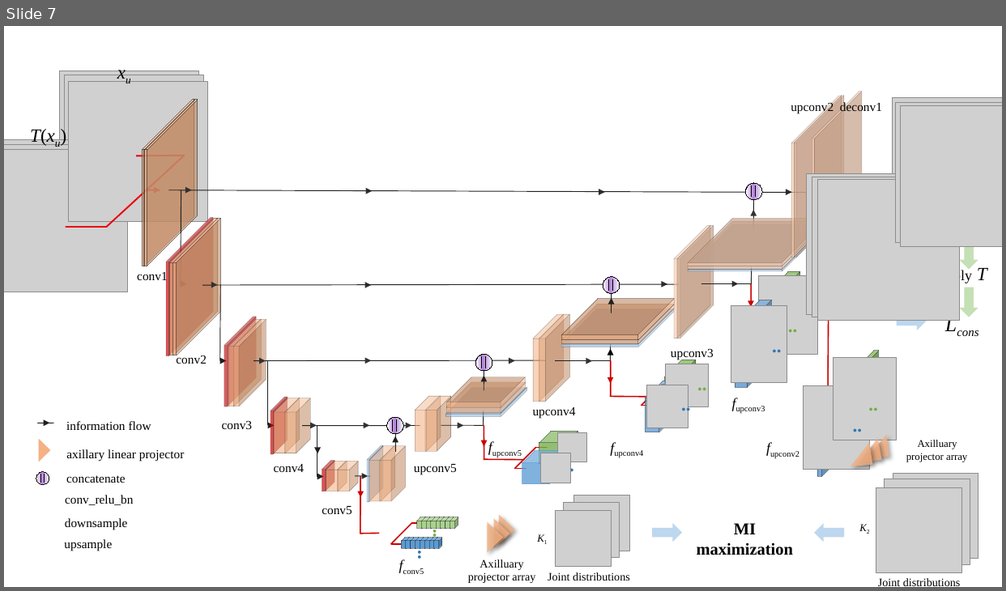
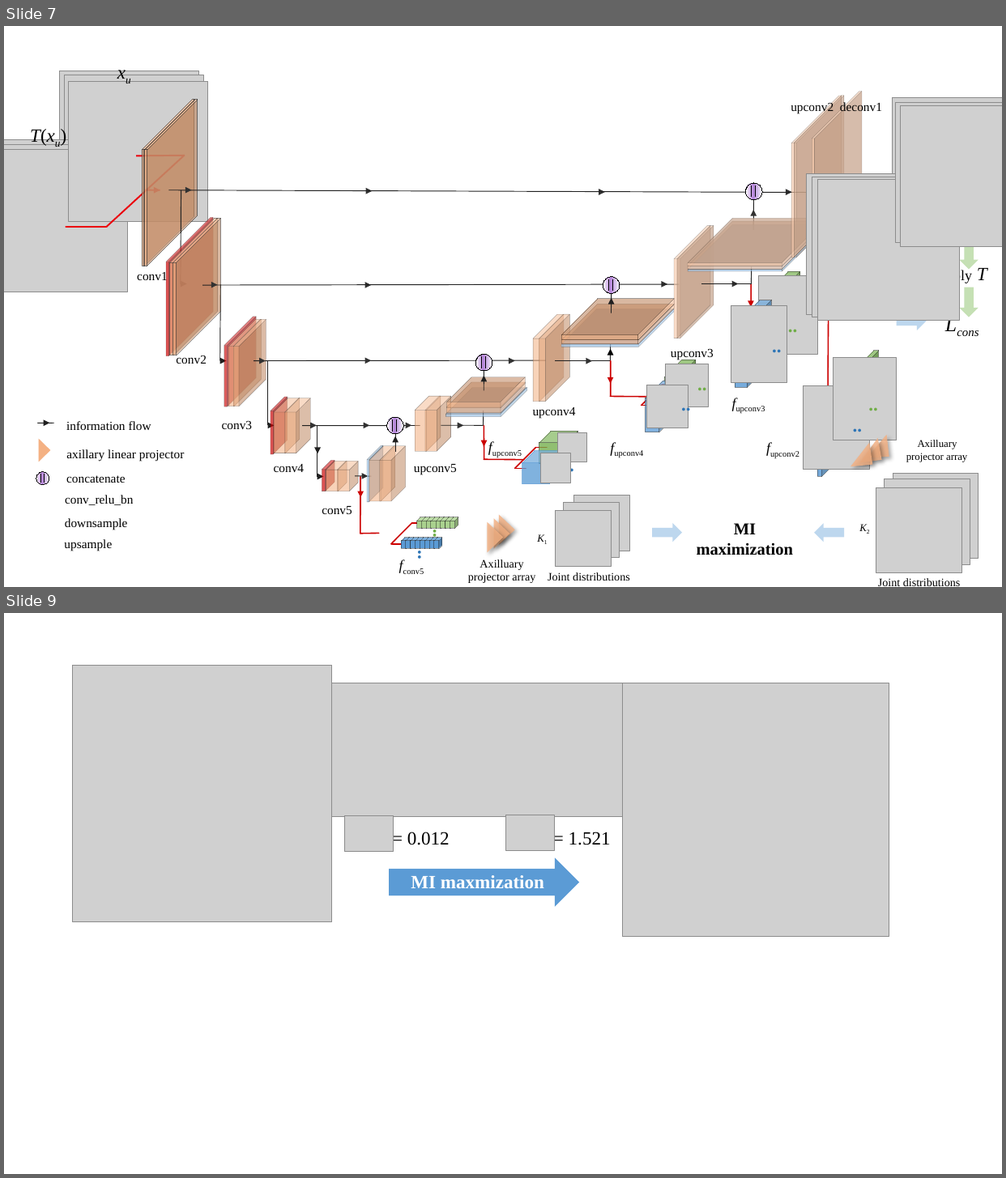
Before and after one commit to jizongFox/Contrast-You, a slide deck: docs/diagram.pptx. Shown one above the other, each under a label of ours: slide 7 before the commit, slides 7 and 9 after it; the slides between them are not shown. The pictures are 1006x591 and 1006x1178 pixels, drawn with LibreOffice and Linux fonts; fonts in the diff are those of the drawing; grey boxes stand for pictures; background and template pictures are left out. Boxes give left, top, right and bottom in pixels: in the first picture for what was removed or moved away, otherwise in the second. Text is boxed around its words. In the diff, an @@ line names an element or a change of style, - is before the commit and + after.

```diff
--- a/docs/diagram.pptx
+++ b/docs/diagram.pptx
@@ slide 9 added at (4,613,1002,1174), background #FFFFFF @@
@@ picture added at (73,665,333,922) @@
@@ picture added at (332,683,622,816) @@
@@ picture added at (622,683,889,936) @@
@@ picture added at (345,815,393,851) @@
@@ picture added at (505,815,553,850) @@
@@ text added at (407,832,450,845), 18 pt, text #000000 @@
+= 0.012
@@ text added at (569,832,611,845), 18 pt, text #000000 @@
+= 1.521
@@ right arrow added at (389,858,579,906), fill #5B9BD5 @@
@@ text added at (411,875,544,888), 18 pt, text #FFFFFF, bold @@
+MI maxmization
```
Also in this commit, not shown: 1 other slide added, 1 other file.
